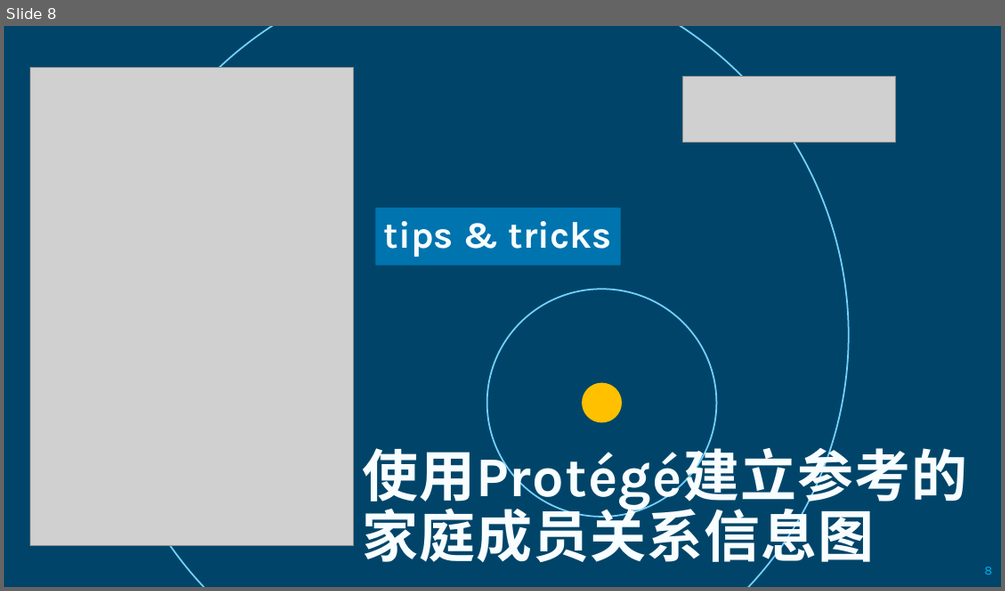
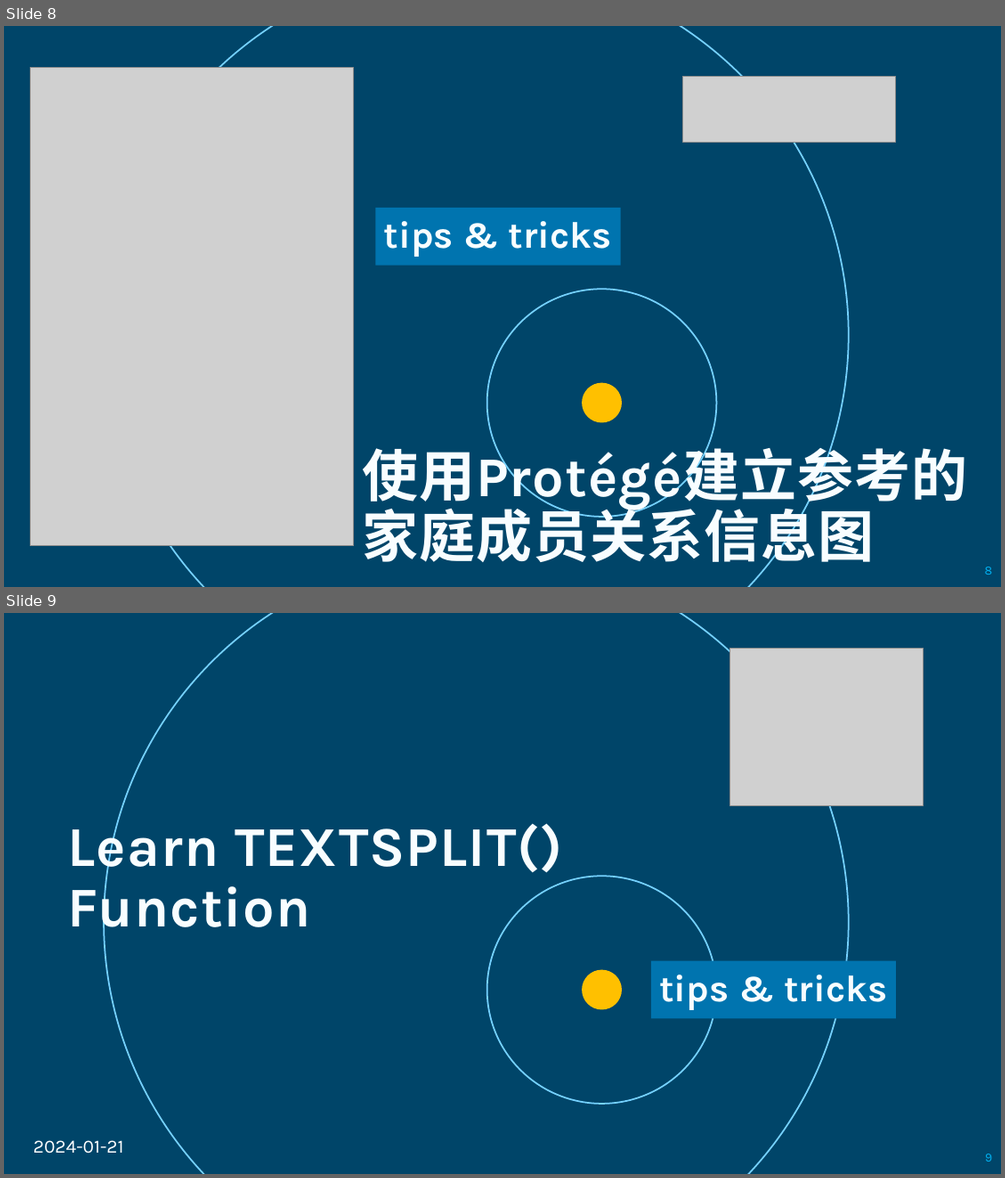
Before and after one commit to yasenstar/self_learning, a slide deck: tool-tips.pptx. Shown one above the other, each under a label of ours: slide 8 before the commit, slides 8 and 9 after it. The pictures are 1005x591 and 1005x1178 pixels, drawn with LibreOffice and Linux fonts; fonts in the diff are those of the drawing; grey boxes stand for pictures; background and template pictures are left out. Boxes give left, top, right and bottom in pixels: in the first picture for what was removed or moved away, otherwise in the second. Text is boxed around its words. In the diff, an @@ line names an element or a change of style, - is before the commit and + after.

Commit message:
add excel textsplit

```diff
--- a/tool-tips.pptx
+++ b/tool-tips.pptx
@@ slide 9 added at (4, 613, 1001, 1174), background picture (left out) @@
@@ rectangle added at (4, 613, 1001, 1174), fill #000000 at 40% opacity @@
@@ ellipse added at (104, 613, 849, 1174), outline #75D1FF 1.5 pt @@
@@ picture added at (729, 648, 923, 805) @@
@@ title added at (68, 816, 563, 941), 54 pt, text gradient #F8FDFF to #FFFFFF, bold @@
+Learn TEXTSPLIT() Function
@@ ellipse added at (487, 876, 717, 1103), outline #75D1FF 1.5 pt @@
@@ freeform shape added at (582, 970, 622, 1009), fill #FFC000 @@
@@ rectangle added at (651, 961, 896, 1018), fill #0074AF, 36 pt, text gradient #F8FDFF to #FFFFFF, bold @@
+tips & tricks
@@ text added at (33, 1140, 124, 1153), 18 pt, text #FFFFFF @@
+2024-01-21
@@ page number added at (985, 1153, 992, 1161), 12 pt, text #00B0F0 @@
+9
```
Also in this commit, not shown: 1 other slide added, 1 other file.
